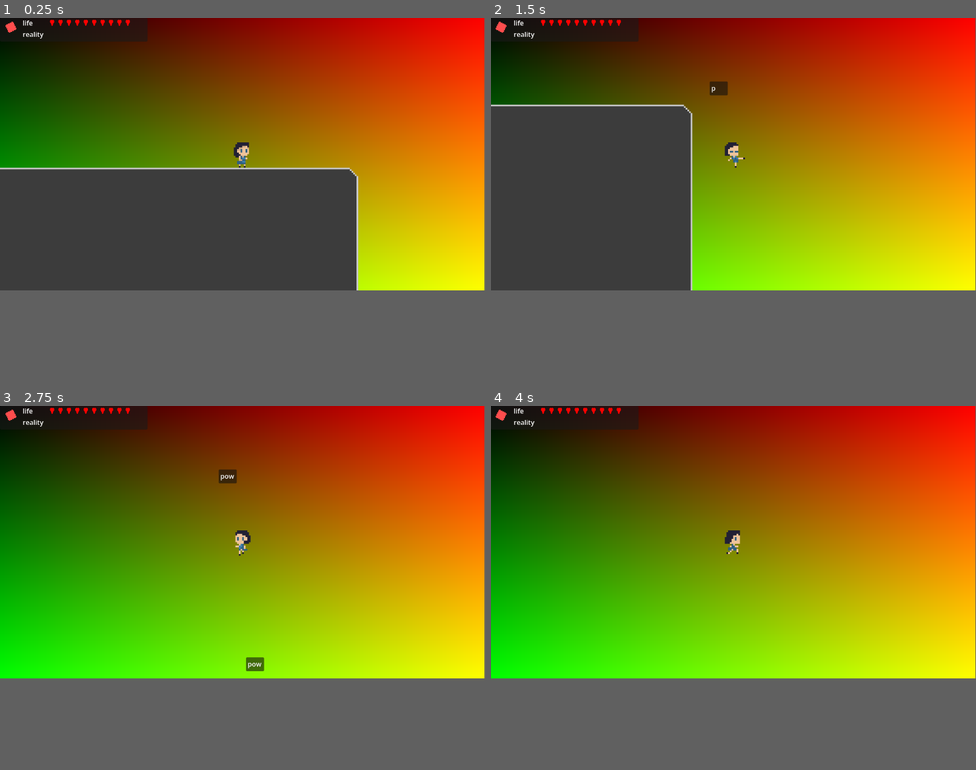
Above: before the commit, frames 1-4 (two rows, left to right).
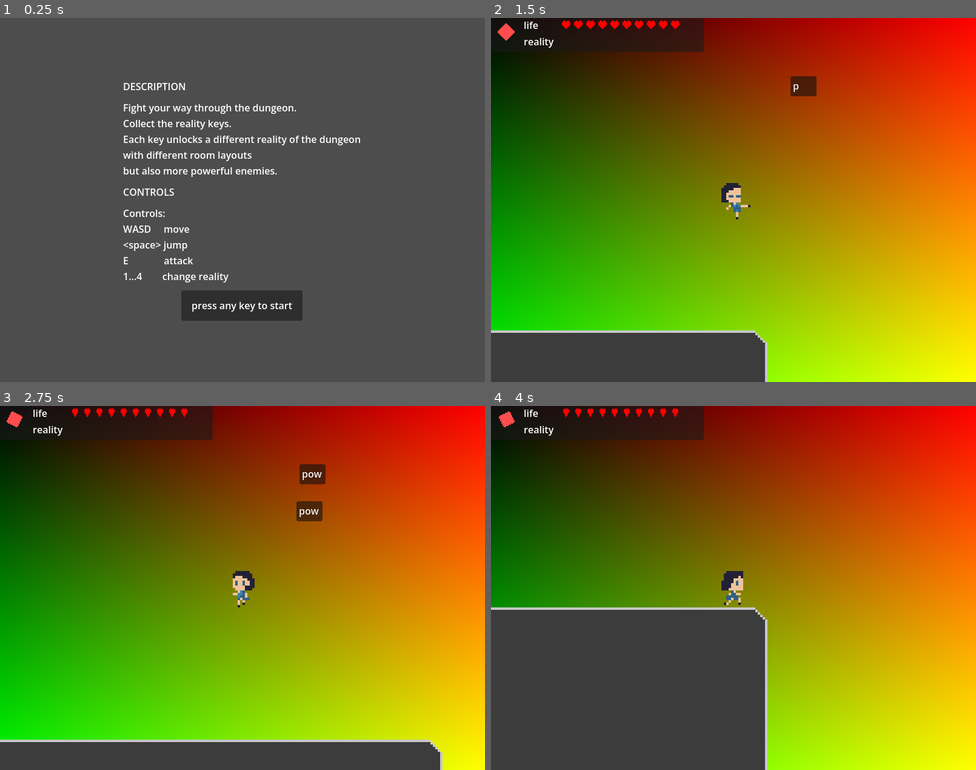
Above: after the commit, the same moments.

Repository: radulfx86/explore_mvania
Game: Godot game, scene res://levels/load_screen.tscn
The game is run twice, just before and just after one commit, with the same random seed, the same clock (stepped at 60 frames per second) and the same inputs. Before the commit the project starts from res://levels/test_level.tscn.
Inputs:
- Up to frame 1 (0.25 s): no input
- Up to frame 2 (1.5 s): tap Enter at 0.5 s; hold Space (jump) 0.53-1.28 s; hold D (move_right) from 0.53 s (still down); tap Q (attack_melee) at 1.35 s
- Up to frame 3 (2.75 s): tap Space (jump) at 1.52, 1.55, 1.82 s; release D (move_right) at 2.03 s; hold A (move_left) from 2.03 s (still down); hold Space (jump) from 2.03 s (still down); tap E (attack_ranged) at 2.1 s
- Up to frame 4 (4 s): release A (move_left) at 2.78 s; release Space (jump) at 2.78 s; hold D (move_right) from 2.78 s (still down); tap R (switch_level_0) at 2.85 s; tap Space (jump) at 3.02, 3.05, 3.32, 3.77, 3.8 s; hold 1 (switch_level_1) from 3.53 s (still down)
In our replay, the window is 799x449 before the commit and 800x600 after it. These sizes can differ from the game's own. Grey fills any space a smaller window leaves; there, only what the larger window draws over its background counts as a difference.

The runs differ from the first frame. In frame 1, 53% of the frame differs, in the area x 0-100%, y 0-84%; in frame 2, 68%, in the area x 0-100%, y 0-100%; in frame 3, 67%; in frame 4, 59%.

Commit message:
level border at 500x500, NPC/enemy attacking.

Diff:
--- a/char/char_ability.gd
+++ b/char/char_ability.gd
@@ -10,4 +10,5 @@
 @export var name: String
 @export var value: int
 @export var duration: float
+@export var range: int
 @export var type: AbilityType
--- a/char/char_base.gd
+++ b/char/char_base.gd
@@ -1,6 +1,8 @@
 extends CharacterBody2D
 class_name CharBase
 
+var attack_timer: Timer = Timer.new()
+var is_attacking: bool = false
 @export var capabilities: CharCapabilities
 @export var stats: CharStats
 @export var state_machine: CharStateMachine = CharStateMachine.new()
@@ -32,11 +34,15 @@
 var death_timer: Timer = Timer.new()
 
 func _ready() -> void:
+	initialize()
+
+func initialize() -> void:
 	state_machine.check_functions[CharStateMachine.StateType.DIE] = func(): return stats.hp <= 0
 	state_machine.entry_functions[CharStateMachine.StateType.DIE] = func(): death_timer.start(1.0)
 	state_machine.process_functions[CharStateMachine.StateType.MOVE] = move_npc
 	state_machine.check_functions[CharStateMachine.StateType.MOVE] = check_move
 	state_machine.check_functions[CharStateMachine.StateType.ATTACK] = check_attack
+	state_machine.entry_functions[CharStateMachine.StateType.ATTACK] = entry_attack
 	death_timer.one_shot = true
 	death_timer.timeout.connect(func(): queue_free())
 	add_child(death_timer)
@@ -45,6 +51,10 @@
 	if detection_area:
 		detection_area.body_entered.connect(_on_target_body_entered)
 		detection_area.body_exited.connect(_on_target_body_exited)
+	attack_timer.one_shot = true
+	attack_timer.wait_time = 0.5
+	attack_timer.timeout.connect(func() : is_attacking = false; print("attack_timer.timeout: %s" % name))
+	add_child(attack_timer)
 
 func check_path() -> void:
 	if path:
@@ -72,7 +82,6 @@
 			velocity.x = direction.x * capabilities.speed
 		else:
 			velocity.x = move_toward(velocity.x, 0, capabilities.speed)
-		print("%s t direction %s velocity %s" % [name, direction, velocity])
 		return
 	if path:
 		update_path()
@@ -81,27 +90,44 @@
 			animation.flip_h = direction.x < 0
 		else:
 			velocity.x = move_toward(velocity.x, 0, capabilities.speed)
-		print("p direction %s velocity %s" % [direction, velocity])
 	else:
 		direction = (next_pos - global_position).normalized()
-		print("e direction %s velocity %s" % [direction, velocity])
-	'''
-func handle_move(_target: Hero) -> void:
-	direction.x = Input.get_axis("move_left","move_right")
-	if direction:
-		animation.flip_h = direction.x < 0
-		hurt.scale.x = sign(direction.x) * abs(hurt.scale.x)
-		velocity.x = direction.x * capabilities.speed
-	else:
-		velocity.x = move_toward(velocity.x, 0, capabilities.speed)
-		'''
+
 func check_move() -> bool:
 	if path:
 		return path_points.size() > 0
 	else:
 		return target != null
 func check_attack() -> bool:
-	return false
+	var is_attacking_target = target != null \
+		and capabilities.abilities.size() > 0 \
+		and capabilities.active_ability >= 0 \
+		and capabilities.abilities[capabilities.active_ability].type == CharAbility.AbilityType.ATTACK \
+		and capabilities.abilities[capabilities.active_ability].range >= (target.global_position - global_position).length()
+	#print("check attack %s is_attacking_target: %s distance: %s min range %s" % [name, is_attacking_target, (target.global_position - global_position).length() if target else -1, capabilities.abilities[capabilities.active_ability].range if capabilities.abilities.size() > 0 else -1])
+	var do_check_attack = (is_attacking or is_attacking_target) \
+			and capabilities.active_ability >= 0 \
+			and capabilities.abilities[capabilities.active_ability].type == CharAbility.AbilityType.ATTACK
+	#print("check attack %s do_check_attack: %s" % [name, do_check_attack])
+	return do_check_attack
+func entry_attack() -> void:
+	print("entry attack %s is attacking %s" % [name, is_attacking])
+	if not is_attacking:
+		#text_popup.instantiate().show_text_add(self,"a ha",position)
+		is_attacking = true
+		attack_timer.start(capabilities.abilities[capabilities.active_ability].duration)
+		if hurt.has_overlapping_bodies():
+			for body in hurt.get_overlapping_bodies():
+				print("hit %s with %s enemy?: %s %s" % [body, capabilities.abilities[capabilities.active_ability].name, body.is_in_group("enemies"), body.char_name])
+				var free_to_attack = true
+				for g in get_groups():
+					if body.is_in_group(g):
+						free_to_attack = false
+						break
+				print("hit %s -> %s is free to attack: %s" % [name, body, free_to_attack])
+				if free_to_attack:
+					var enemy: CharBase = body
+					enemy.apply_dmg(capabilities.dmg)
 
 func update_animation() -> void:
 	if animation.sprite_frames.has_animation(state_machine.animations[state_machine.current]):
@@ -109,12 +135,12 @@
 
 func apply_dmg(value: int) -> void:
 	stats.hp -= value
-	print("applied %d to %s - %s hp left" % [value, name, stats.hp])
+	print("hit applied %d to %s - %s hp left" % [value, name, stats.hp])
 	if value > 0:
 		velocity.y = -value * 10
 
 func get_animation_prefix() -> String:
-	print("requested animation prefix -> %d_%s_" % [RealityManagement.realilty_level, char_name])
+	#print("requested animation prefix -> %d_%s_" % [RealityManagement.realilty_level, char_name])
 	return "%d_%s_" % [RealityManagement.realilty_level, char_name]
 
 func _physics_process(delta: float) -> void:
--- a/char/enemies/enemy_diamond.tscn
+++ b/char/enemies/enemy_diamond.tscn
@@ -6,10 +6,21 @@
 [ext_resource type="Script" uid="uid://b0nyc6egp5ksc" path="res://char/char_stats.gd" id="4_0x7al"]
 [ext_resource type="Texture2D" uid="uid://ik178hc7kxrt" path="res://resources/images/chars.png" id="5_p5vye"]
 
+[sub_resource type="Resource" id="Resource_2s4mv"]
+script = ExtResource("2_uq0ws")
+name = "stab"
+value = 5
+duration = 0.3
+range = 12
+type = 1
+metadata/_custom_type_script = "uid://cjn88ejpuyin4"
+
 [sub_resource type="Resource" id="Resource_udfhf"]
 script = ExtResource("3_lvtuh")
 speed = 100
 hp = 10
+dmg = 2
+abilities = Array[ExtResource("2_uq0ws")]([SubResource("Resource_2s4mv")])
 metadata/_custom_type_script = "uid://bb0v3miy125lh"
 
 [sub_resource type="Resource" id="Resource_i6od7"]
--- a/char/enemies/enemy_round.tscn
+++ b/char/enemies/enemy_round.tscn
@@ -6,10 +6,21 @@
 [ext_resource type="Script" uid="uid://b0nyc6egp5ksc" path="res://char/char_stats.gd" id="4_5gow3"]
 [ext_resource type="Texture2D" uid="uid://ik178hc7kxrt" path="res://resources/images/chars.png" id="5_xlgbq"]
 
+[sub_resource type="Resource" id="Resource_nr2xo"]
+script = ExtResource("2_nlv78")
+name = "smash"
+value = 10
+duration = 0.7
+range = 10
+type = 1
+metadata/_custom_type_script = "uid://cjn88ejpuyin4"
+
 [sub_resource type="Resource" id="Resource_udfhf"]
 script = ExtResource("3_3sk57")
 speed = 80
 hp = 10
+dmg = 5
+abilities = Array[ExtResource("2_nlv78")]([SubResource("Resource_nr2xo")])
 metadata/_custom_type_script = "uid://bb0v3miy125lh"
 
 [sub_resource type="Resource" id="Resource_i6od7"]
--- a/char/player/hero.gd
+++ b/char/player/hero.gd
@@ -1,13 +1,15 @@
 extends CharBase
 class_name Hero
 
-var attack_timer: Timer = Timer.new()
-var is_attacking: bool = false
 var jump_reset: bool = true
 
 @onready var text_popup = preload("uid://cok7xddd3b6sj")
 
 func _ready() -> void:
+	initialize()
+
+func initialize() -> void:
+	super.initialize()
 	state_machine.check_functions[CharStateMachine.StateType.IDLE] = check_idle
 	state_machine.check_functions[CharStateMachine.StateType.JUMP] = check_jump
 	state_machine.check_functions[CharStateMachine.StateType.MOVE] = check_move
@@ -19,11 +21,13 @@
 	state_machine.entry_functions[CharStateMachine.StateType.ATTACK] = entry_attack
 	state_machine.entry_functions[CharStateMachine.StateType.JUMP] = func() : jump_reset = false
 	#state_machine.exit_functions[CharStateMachine.StateType.JUMP] = func
+	update_animation()
 	attack_timer.one_shot = true
 	attack_timer.wait_time = 0.5
-	attack_timer.timeout.connect(func() : is_attacking = false; print("attack_timer.timeout"))
+	attack_timer.timeout.connect(func() : is_attacking = false; print("attack_timer.timeout: %s" % name))
 	add_child(attack_timer)
-	update_animation()
+	state_machine.entry_functions[CharStateMachine.StateType.DIE] = func(): death_timer.start(1.0); prepare_gameover
+	death_timer.timeout.connect(gameover)
 
 func check_idle() -> bool:
 	return not Input.is_anything_pressed() or velocity.length_squared() < 1
@@ -70,3 +74,9 @@
 func handle_attack(_target: Hero) -> void:
 	# nothing to do
 	pass
+
+func prepare_gameover() -> void:
+	pass
+
+func gameover() -> void:
+	get_tree().change_scene_to_file("uid://dbcjk18w4x51a")
--- /dev/null
+++ b/levels/game_over.tscn
@@ -0,0 +1,31 @@
+[gd_scene format=3 uid="uid://dbcjk18w4x51a"]
+
+[node name="Node2D" type="Node2D" unique_id=1848155283]
+
+[node name="CenterContainer" type="CenterContainer" parent="." unique_id=1405968974]
+custom_minimum_size = Vector2(800, 600)
+offset_right = 800.0
+offset_bottom = 600.0
+size_flags_horizontal = 3
+size_flags_vertical = 3
+
+[node name="Panel" type="Panel" parent="CenterContainer" unique_id=2036919568]
+custom_minimum_size = Vector2(200, 50)
+layout_mode = 2
+size_flags_horizontal = 4
+size_flags_vertical = 4
+
+[node name="Label" type="Label" parent="CenterContainer/Panel" unique_id=570404010]
+layout_mode = 1
+anchors_preset = 8
+anchor_left = 0.5
+anchor_top = 0.5
+anchor_right = 0.5
+anchor_bottom = 0.5
+offset_left = -46.0
+offset_top = -11.5
+offset_right = 46.0
+offset_bottom = 11.5
+grow_horizontal = 2
+grow_vertical = 2
+text = "GAME OVER"
--- /dev/null
+++ b/levels/load_screen.gd
@@ -0,0 +1,5 @@
+extends Node2D
+
+func _input(event: InputEvent) -> void:
+	if event is InputEventKey:
+		get_tree().change_scene_to_file("uid://brrfcrglvjec")
--- /dev/null
+++ b/levels/load_screen.tscn
@@ -0,0 +1,62 @@
+[gd_scene format=3 uid="uid://cg84afmombtv2"]
+
+[ext_resource type="Script" uid="uid://gg6auw273reb" path="res://levels/load_screen.gd" id="1_hpvtn"]
+
+[node name="Node2D" type="Node2D" unique_id=1848155283]
+script = ExtResource("1_hpvtn")
+
+[node name="CenterContainer" type="CenterContainer" parent="." unique_id=1405968974]
+custom_minimum_size = Vector2(800, 600)
+offset_right = 800.0
+offset_bottom = 600.0
+size_flags_horizontal = 3
+size_flags_vertical = 3
+
+[node name="VSplitContainer" type="VSplitContainer" parent="CenterContainer" unique_id=1511047583]
+layout_mode = 2
+split_offsets = PackedInt32Array(23, 136, 171, 284)
+
+[node name="description_header" type="Label" parent="CenterContainer/VSplitContainer" unique_id=329123227]
+layout_mode = 2
+text = "DESCRIPTION"
+
+[node name="description" type="Label" parent="CenterContainer/VSplitContainer" unique_id=1160478356]
+layout_mode = 2
+text = "Fight your way through the dungeon.
+Collect the reality keys.
+Each key unlocks a different reality of the dungeon
+with different room layouts
+but also more powerful enemies."
+
+[node name="keys_header" type="Label" parent="CenterContainer/VSplitContainer" unique_id=406126069]
+layout_mode = 2
+text = "CONTROLS"
+
+[node name="key layout" type="Label" parent="CenterContainer/VSplitContainer" unique_id=1739526145]
+layout_mode = 2
+text = "Controls:
+WASD     move
+<space> jump
+E              attack
+1...4        change reality"
+
+[node name="Panel" type="Panel" parent="CenterContainer/VSplitContainer" unique_id=2036919568]
+custom_minimum_size = Vector2(200, 50)
+layout_mode = 2
+size_flags_horizontal = 4
+size_flags_vertical = 4
+
+[node name="Label" type="Label" parent="CenterContainer/VSplitContainer/Panel" unique_id=570404010]
+layout_mode = 1
+anchors_preset = 8
+anchor_left = 0.5
+anchor_top = 0.5
+anchor_right = 0.5
+anchor_bottom = 0.5
+offset_left = -83.0
+offset_top = -12.0
+offset_right = 84.0
+offset_bottom = 11.0
+grow_horizontal = 2
+grow_vertical = 2
+text = "press any key to start"
--- a/levels/test_level.tscn
+++ b/levels/test_level.tscn
@@ -341,6 +341,17 @@
 [sub_resource type="RectangleShape2D" id="RectangleShape2D_ur00s"]
 size = Vector2(7, 1)
 
+[sub_resource type="WorldBoundaryShape2D" id="WorldBoundaryShape2D_ly3hx"]
+
+[sub_resource type="WorldBoundaryShape2D" id="WorldBoundaryShape2D_4n8tn"]
+normal = Vector2(-1, 0)
+
+[sub_resource type="WorldBoundaryShape2D" id="WorldBoundaryShape2D_wkb0e"]
+normal = Vector2(1, 0)
+
+[sub_resource type="WorldBoundaryShape2D" id="WorldBoundaryShape2D_paa45"]
+normal = Vector2(0, 1)
+
 [node name="TestLevel" type="Node2D" unique_id=1284434369]
 script = ExtResource("1_4n8tn")
 
@@ -352,12 +363,9 @@
 capabilities = SubResource("Resource_4n8tn")
 stats = SubResource("Resource_wkb0e")
 char_name = "hero"
-update_dist = null
-SPEED = null
 animation = NodePath("AnimatedSprite2D")
 hit = NodePath("hit_area")
 hurt = NodePath("hurt_area")
-direction = null
 metadata/_custom_type_script = "uid://dw21txbolrwfj"
 
 [node name="Camera2D" type="Camera2D" parent="Hero" unique_id=785071815]
@@ -402,3 +410,32 @@
 visible = false
 tile_map_data = PackedByteArray("AAAAAAQAAQAAAAIAAAABAAQAAQAAAAEAAAAEAAQAAQACAAIAAAAFAAQAAQADAAMAAAAGAAQAAQADAAMAAAAHAA …(32464 unchanged characters)…
 enabled = false
+
+[node name="Borders" type="Node" parent="." unique_id=664563594]
+
+[node name="up" type="StaticBody2D" parent="Borders" unique_id=1024320528]
+position = Vector2(0, 500)
+collision_mask = 15
+
+[node name="CollisionShape2D" type="CollisionShape2D" parent="Borders/up" unique_id=92566865]
+shape = SubResource("WorldBoundaryShape2D_ly3hx")
+
+[node name="left" type="StaticBody2D" parent="Borders" unique_id=853313906]
+position = Vector2(500, 500)
+collision_mask = 15
+
+[node name="CollisionShape2D" type="CollisionShape2D" parent="Borders/left" unique_id=114898116]
+shape = SubResource("WorldBoundaryShape2D_4n8tn")
+
+[node name="right" type="StaticBody2D" parent="Borders" unique_id=1126237367]
+position = Vector2(0, 500)
+collision_mask = 15
+
+[node name="CollisionShape2D" type="CollisionShape2D" parent="Borders/right" unique_id=1499154219]
+shape = SubResource("WorldBoundaryShape2D_wkb0e")
+
+[node name="down" type="StaticBody2D" parent="." unique_id=1086052729]
+collision_mask = 15
+
+[node name="CollisionShape2D" type="CollisionShape2D" parent="down" unique_id=398784205]
+shape = SubResource("WorldBoundaryShape2D_paa45")
--- a/project.godot
+++ b/project.godot
@@ -11,7 +11,7 @@
 [application]
 
 config/name="mvania"
-run/main_scene="uid://brrfcrglvjec"
+run/main_scene="uid://cg84afmombtv2"
 config/features=PackedStringArray("4.6", "GL Compatibility")
 config/icon="res://icon.svg"
 
@@ -19,6 +19,11 @@
 
 player_progress="*uid://diw4qrgv5t7vf"
 reality_management="*uid://b40q4ovu0ibrc"
+
+[display]
+
+window/size/viewport_width=800
+window/size/viewport_height=600
 
 [input]
 
Not shown, added: levels/load_screen.gd.uid
Not shown, changed: Readme.md
